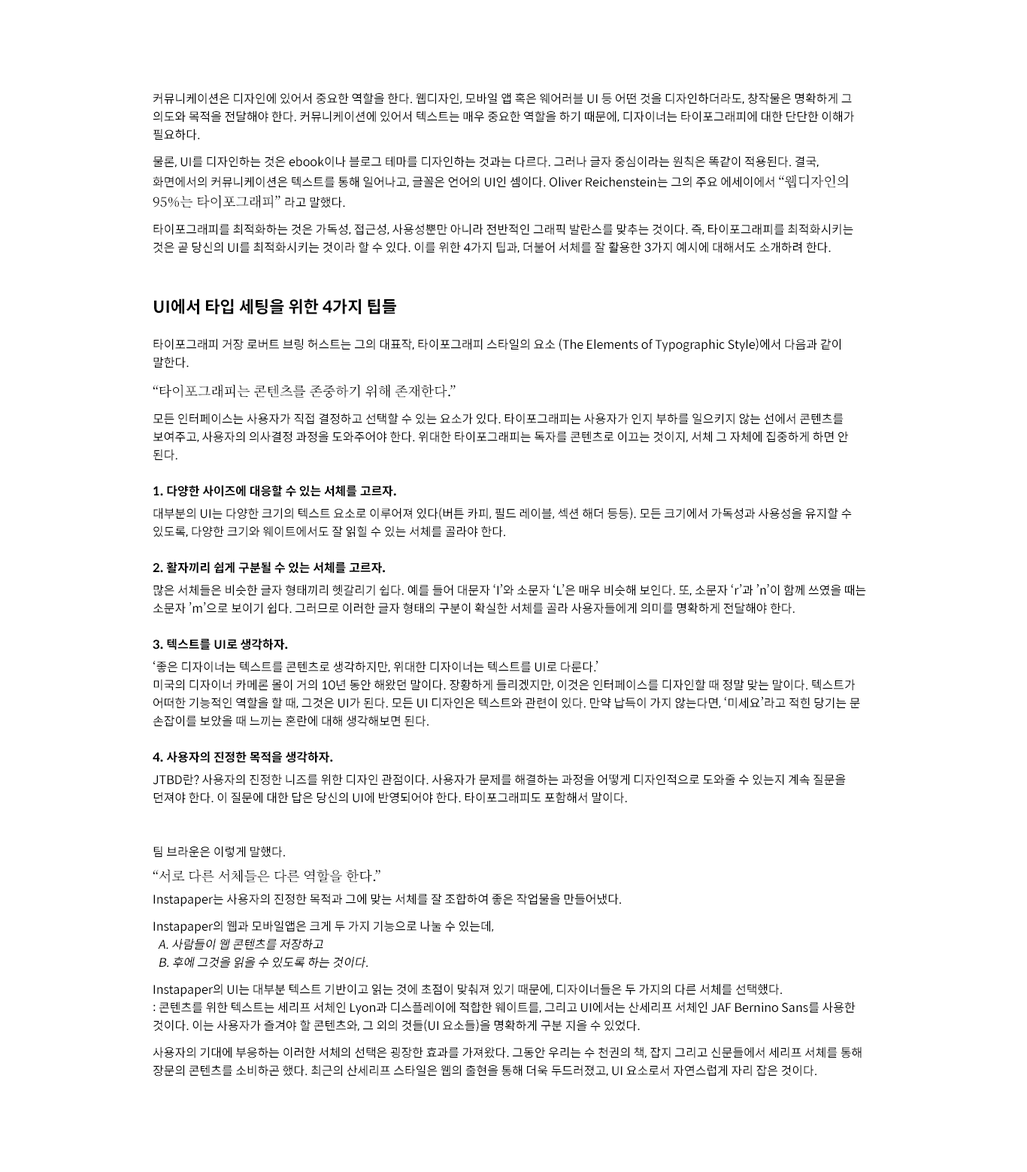
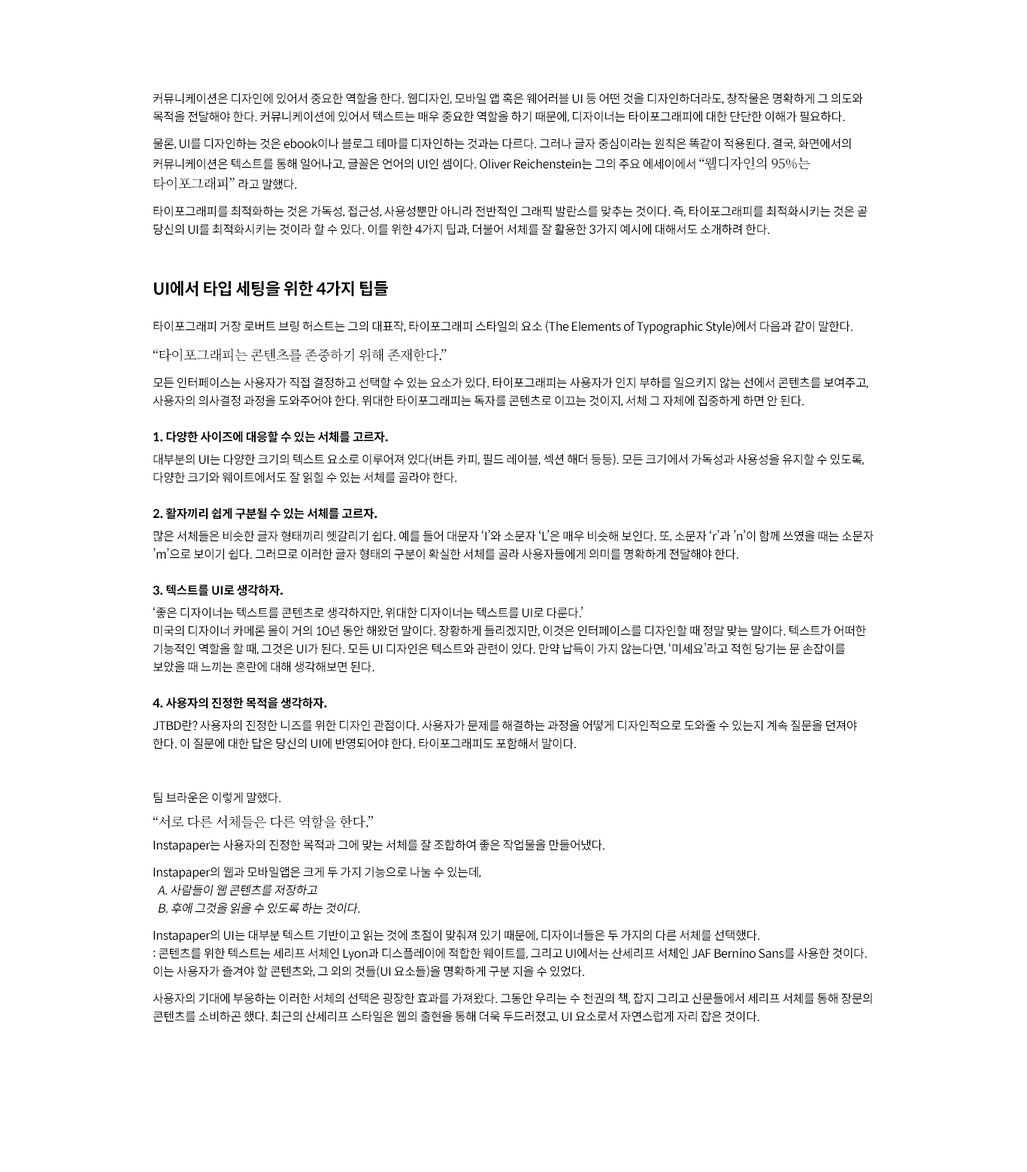
Two versions of the same layered image (1027 x 1172). Layer-by-layer changes:
painted on "커뮤니케이션은 디자인에 있어서 중요한 역할을 한다. 웹디자인, 모바일 앱 혹은 웨어러블 UI 등 어떤 것을 디자인" (1st of 2) over [152, 92, 874, 1077]
